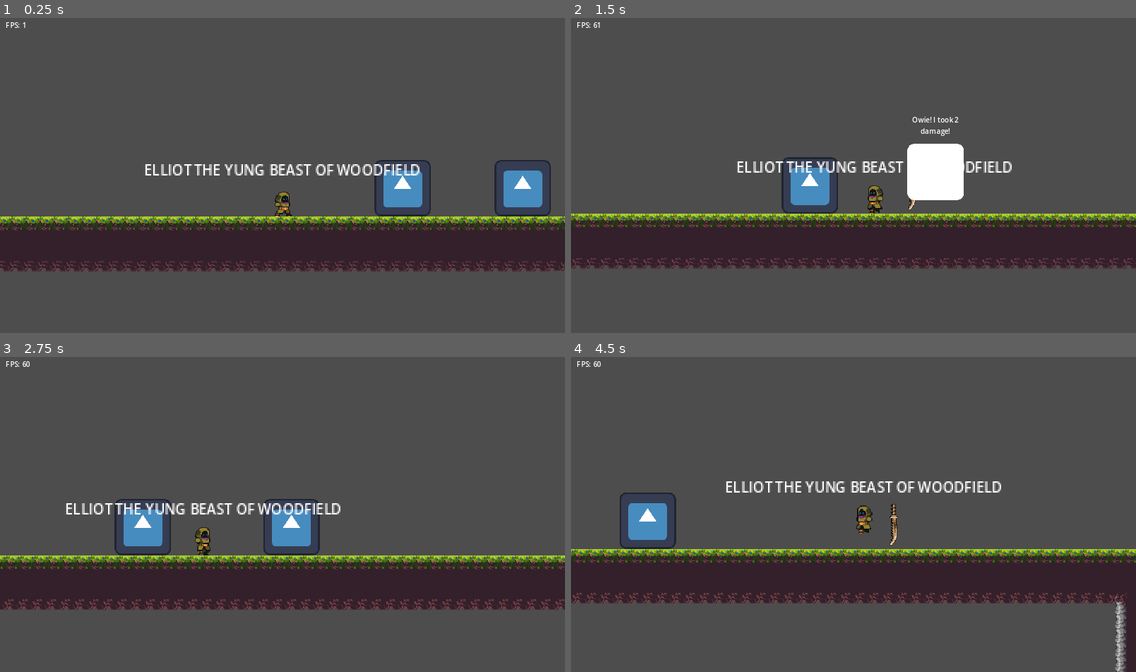
Above: before the commit, frames 1-4 (two rows, left to right).
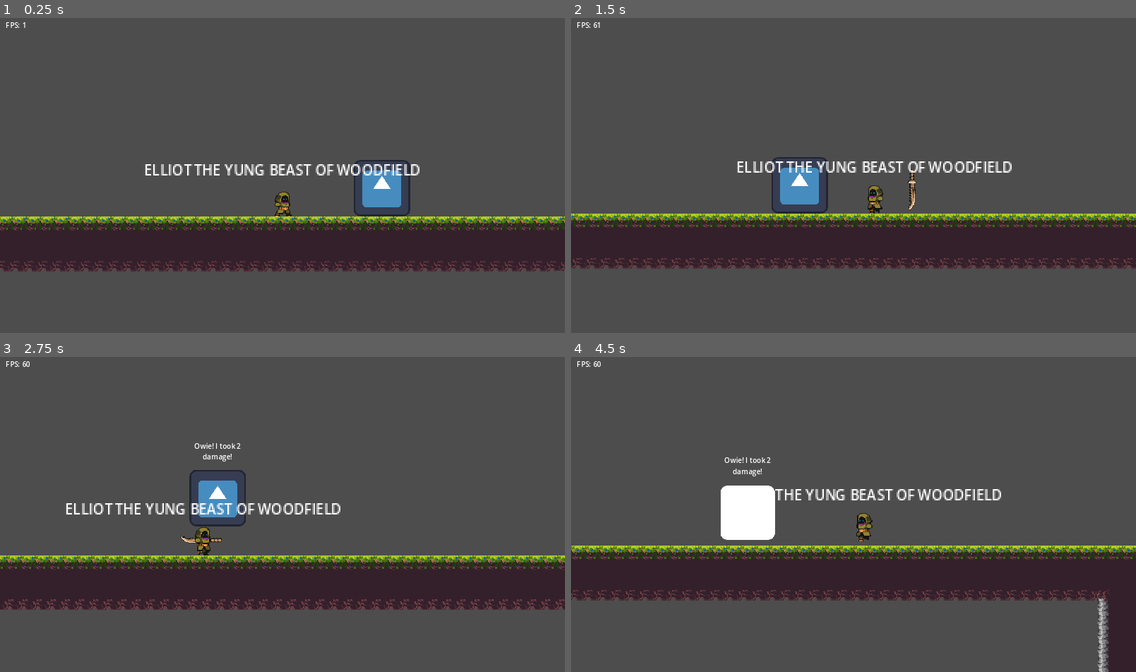
Above: after the commit, the same moments.

Repository: humding3r/BodyBlade
Game: Godot game, scene res://main.tscn
Same seed, same stepped clock (60 frames per second), same inputs: the game is played once before the commit and once after it. The engine's default icon, where the game draws it, is replaced by a stand-in: a white triangle on a blue panel in a dark square.
Inputs (mouse positions are in pixels of both pictures, inside the frame that each line leads up to):
- Up to frame 1 (0.25 s): no input
- Up to frame 2 (1.5 s): tap Enter at 0.5 s; move the mouse to (977, 159) at 0.52 s; press the mouse at (977, 159) at 0.53 s; hold D (move_right) from 0.53 s (still down); tap Space (jump) at 0.77 s; move the mouse to (740, 191) at 1.27 s; release the mouse at (740, 191) at 1.28 s; right-click (740, 191) at 1.35 s
- Up to frame 3 (2.75 s): tap Space (jump) at 1.52 s; move the mouse to (339, 442) at 2.02 s; release D (move_right) at 2.03 s; press the mouse at (339, 442) at 2.03 s; hold A (move_left) from 2.03 s (still down)
- Up to frame 4 (4.5 s): move the mouse to (825, 577) at 2.77 s; release A (move_left) at 2.78 s; release the mouse at (825, 577) at 2.78 s; hold D (move_right) 2.78-4.28 s; right-click (825, 577) at 2.85 s; tap Space (jump) at 3.02, 3.77 s; move the mouse to (1023, 561) at 3.52 s; press the mouse at (1023, 561) at 3.53 s; move the mouse to (684, 464) at 4.27 s; release the mouse at (684, 464) at 4.28 s; hold A (move_left) from 4.28 s (still down); right-click (684, 464) at 4.35 s

The runs differ from the first frame. In frame 1, 2.1% of the frame differs, in the area x 62-98%, y 45-64%; in frame 2, 2.6%; in frame 3, 3.1%; in frame 4, 11%, in the area x 0-100%, y 31-100%.

Commit message:
Add rudimentary chase mechanics

Diff:
--- a/Mob/State/mob_state.gd
+++ b/Mob/State/mob_state.gd
@@ -3,6 +3,7 @@
 
 signal hit_taken(area)
 
+@onready var player = get_tree().get_first_node_in_group("Player")
 @onready var gravity = ProjectSettings.get_setting("physics/2d/default_gravity")
 
 func apply_gravity(delta):
--- a/Mob/State/mob_state_chase.gd
+++ b/Mob/State/mob_state_chase.gd
@@ -1 +1,12 @@
-extends SwordState
+extends MobState
+
+func physics_process(delta):
+	apply_gravity(delta)
+	if player.position.x > object.position.x:
+		object.velocity.x = 100
+	elif player.position.x < object.position.x:
+		object.velocity.x = -100
+
+func _on_detection_area_area_exited(area):
+	if area.is_in_group("Player"):
+		change_state("idle")
--- a/Mob/State/mob_state_idle.gd
+++ b/Mob/State/mob_state_idle.gd
@@ -1,6 +1,9 @@
 extends MobState
 
-
+func enter():
+	for area in object.detection_area.get_overlapping_areas():
+		if area.is_in_group("Player"):
+			change_state("chase")
 
 func physics_process(delta):
 	apply_gravity(delta)
@@ -9,5 +12,6 @@
 			change_state("fall")
 	object.velocity.x = int(lerp(object.velocity.x, 0.0, 10 * delta))
 
-func process(delta):
-	pass
+func _on_detection_area_area_entered(area):
+	if area.is_in_group("Player"):
+		change_state("chase")
--- a/Mob/mob.gd
+++ b/Mob/mob.gd
@@ -1,8 +1,7 @@
 extends CharacterBody2D
 
-@onready var gravity = ProjectSettings.get_setting("physics/2d/default_gravity")
 @onready var state_machine : Node = $StateMachine
-@onready var collision_body : CollisionShape2D = $CollisionBody
+@onready var detection_area : Area2D = $DetectionArea
 @onready var debug_label : Label = $Label
 @onready var animation_player : AnimationPlayer = $AnimationPlayer
 
--- a/Mob/mob.tscn
+++ b/Mob/mob.tscn
@@ -15,10 +15,10 @@
 shader = ExtResource("2_4cuen")
 shader_parameter/visible = false
 
-[sub_resource type="CapsuleShape2D" id="CapsuleShape2D_1tm0l"]
-
 [sub_resource type="RectangleShape2D" id="RectangleShape2D_rr06r"]
 size = Vector2(128, 128)
+
+[sub_resource type="CapsuleShape2D" id="CapsuleShape2D_1tm0l"]
 
 [sub_resource type="Animation" id="Animation_66vl1"]
 length = 0.001
@@ -101,9 +101,13 @@
 vertical_alignment = 1
 autowrap_mode = 3
 
-[node name="Area2D" type="Area2D" parent="."]
+[node name="CollisionHitbox" type="CollisionShape2D" parent="."]
+shape = SubResource("RectangleShape2D_rr06r")
 
-[node name="DetectionHitbox" type="CollisionShape2D" parent="Area2D"]
+[node name="DetectionArea" type="Area2D" parent="."]
+visible = false
+
+[node name="DetectionHitbox" type="CollisionShape2D" parent="DetectionArea"]
 rotation = 1.57079
 scale = Vector2(50, 50)
 shape = SubResource("CapsuleShape2D_1tm0l")
@@ -116,12 +120,9 @@
 [node name="Hitbox" type="CollisionShape2D" parent="HitboxArea"]
 shape = SubResource("RectangleShape2D_rr06r")
 
-[node name="CollisionBody" type="CollisionShape2D" parent="."]
-visible = false
-shape = SubResource("RectangleShape2D_rr06r")
-
 [node name="StateMachine" type="Node" parent="."]
 script = ExtResource("3_lftdd")
+debug = true
 
 [node name="Base" type="Node" parent="StateMachine"]
 script = ExtResource("5_xoibe")
@@ -144,6 +145,8 @@
 }
 
 [connection signal="ready" from="." to="." method="_on_ready"]
+[connection signal="area_entered" from="DetectionArea" to="StateMachine/Idle" method="_on_detection_area_area_entered"]
+[connection signal="area_exited" from="DetectionArea" to="StateMachine/Chase" method="_on_detection_area_area_exited"]
 [connection signal="area_entered" from="HitboxArea" to="StateMachine/Base" method="_on_area_2d_area_entered"]
 [connection signal="hit_taken" from="StateMachine/Base" to="." method="_on_base_hit_taken"]
 [connection signal="hit_taken" from="StateMachine/Base" to="StateMachine/Hurt" method="_on_base_hit_taken"]
--- a/Player/player.tscn
+++ b/Player/player.tscn
@@ -149,14 +149,11 @@
 [sub_resource type="RectangleShape2D" id="RectangleShape2D_03lg4"]
 size = Vector2(20, 18.75)
 
-[sub_resource type="CircleShape2D" id="CircleShape2D_ecqqk"]
-radius = 24.0
-
 [sub_resource type="Curve" id="Curve_7on6r"]
 _data = [Vector2(0, 1), 0.0, 0.0, 0, 0, Vector2(1, 0.747253), 0.0, 0.0, 0, 0]
 point_count = 2
 
-[node name="Player" type="CharacterBody2D"]
+[node name="Player" type="CharacterBody2D" groups=["Player"]]
 z_index = 1
 collision_layer = 0
 script = ExtResource("1_tb87e")
@@ -177,17 +174,19 @@
 sprite_frames = SubResource("SpriteFrames_fa2tf")
 animation = &"idle"
 
-[node name="CollisionShape2D" type="CollisionShape2D" parent="."]
+[node name="CollisionHitbox" type="CollisionShape2D" parent="."]
 position = Vector2(0, 1)
 scale = Vector2(1, 1.6)
 shape = SubResource("RectangleShape2D_03lg4")
 
 [node name="SwordBody" parent="." instance=ExtResource("7_qtx2r")]
 
-[node name="Area2D" type="Area2D" parent="."]
-
-[node name="CollisionShape2D" type="CollisionShape2D" parent="Area2D"]
-shape = SubResource("CircleShape2D_ecqqk")
+[node name="RevealArea" type="Area2D" parent="." groups=["Player"]]
+
+[node name="RevealHitbox" type="CollisionShape2D" parent="RevealArea"]
+position = Vector2(0, 1)
+scale = Vector2(1, 1.6)
+shape = SubResource("RectangleShape2D_03lg4")
 
 [node name="StateMachine" type="Node" parent="."]
 script = ExtResource("8_x0pge")
--- a/Sword/sword.tscn
+++ b/Sword/sword.tscn
@@ -233,7 +233,6 @@
 
 [node name="StateMachine" type="Node" parent="."]
 script = ExtResource("6_i1exm")
-debug = true
 
 [node name="Base" type="Node" parent="StateMachine"]
 script = ExtResource("7_ti7pi")
--- a/main.tscn
+++ b/main.tscn
@@ -18,6 +18,3 @@
 
 [node name="Mob" parent="EnemyContainer" instance=ExtResource("5_bcfe7")]
 position = Vector2(-1160, 0)
-
-[node name="Mob2" parent="EnemyContainer" instance=ExtResource("5_bcfe7")]
-position = Vector2(-1024, -24)
Not shown: 1 places in Player/player.tscn that only renumber resources
